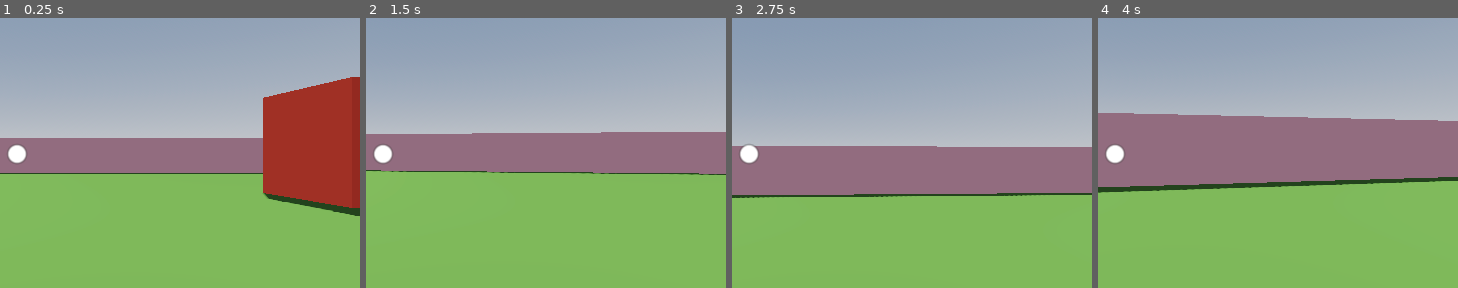
Above: before the commit, frames 1-4 (left to right).
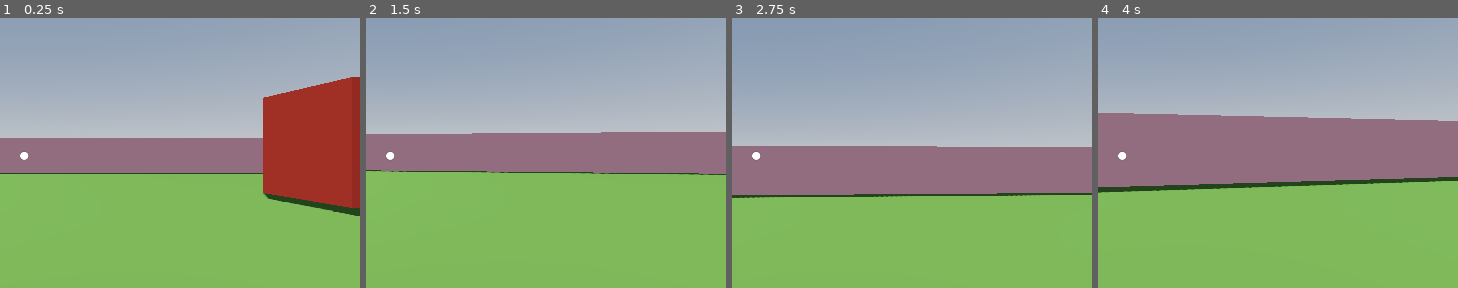
Above: after the commit, the same moments.

Repository: ownsupernoob2/13DTE-Project
Game: Godot game, scene res://scenes/demo.tscn
Two runs of this game, one before a commit and one after it. Both use one fixed random seed, a clock stepped at 60 frames per second and the inputs below. The engine's default icon, where the game draws it, is replaced by a stand-in: a white triangle on a blue panel in a dark square.
Inputs (mouse positions are % of the whole screen's width and height, from its top left):
- Up to frame 1 (0.25 s): no input
- Up to frame 2 (1.5 s): tap Enter at 0.5 s; move the mouse to (56, 50) at 0.52 s; hold W (up) from 0.53 s (still down); click (56, 50) at 0.67 s; move the mouse to (45, 50) at 1.27 s; click (45, 50) at 1.42 s
- Up to frame 3 (2.75 s): keep holding W (up); move the mouse to (52, 48) at 2.02 s; click (52, 48) at 2.17 s
- Up to frame 4 (4 s): keep holding W (up); move the mouse to (49, 52) at 2.77 s; click (49, 52) at 2.92 s; move the mouse to (57, 51) at 3.52 s; click (57, 51) at 3.67 s
The pictures show only the part of the screen within x 46-96%, y 25-75%; the shares and areas given below are measured in that part.

The runs differ from the first frame. In frame 1, 0.3% of the frame differs, in the area x 2-9%, y 47-54%; in frame 2, 0.3%; in frame 3, 0.3%, in the area x 2-9%, y 46-54%; in frame 4, 0.3%.

Commit message:
Grab object development

Diff:
--- /dev/null
+++ b/assets/materials/highlight_material.tres
@@ -0,0 +1,5 @@
+[gd_resource type="StandardMaterial3D" format=3 uid="uid://1bju3ha85is4"]
+
+[resource]
+transparency = 1
+albedo_color = Color(0.694118, 0.419608, 0.227451, 0.505882)
--- a/gui_in_3d/default_env.tres
+++ /dev/null
@@ -1,11 +0,0 @@
-[gd_resource type="Environment" load_steps=2 format=2]
-
-[sub_resource type="Sky" id=1]
-
-[resource]
-background_mode = 2
-background_sky = SubResource( 1 )
-ambient_light_color = Color( 1, 1, 1, 1 )
-ambient_light_energy = 0.28
-ambient_light_sky_contribution = 0.0
-ssao_blur = 1
--- a/gui_in_3d/gui_3d.gd
+++ /dev/null
@@ -1,130 +0,0 @@
-extends Node3D
-
-# Used for checking if the mouse is inside the Area3D.
-var is_mouse_inside = false
-# The last processed input touch/mouse event. To calculate relative movement.
-var last_event_pos2D = null
-# The time of the last event in seconds since engine start.
-var last_event_time: float = -1.0
-
-@onready var node_viewport = $SubViewport
-@onready var node_quad = $Quad
-@onready var node_area = $Quad/Area3D
-
-func _ready():
-	node_area.mouse_entered.connect(_mouse_entered_area)
-	node_area.mouse_exited.connect(_mouse_exited_area)
-	node_area.input_event.connect(_mouse_input_event)
-
-	# If the material is NOT set to use billboard settings, then avoid running billboard specific code
-	if node_quad.get_surface_override_material(0).billboard_mode == BaseMaterial3D.BillboardMode.BILLBOARD_DISABLED:
-		set_process(false)
-
-
-func _process(_delta):
-	# NOTE: Remove this function if you don't plan on using billboard settings.
-	rotate_area_to_billboard()
-
-
-func _mouse_entered_area():
-	is_mouse_inside = true
-
-
-func _mouse_exited_area():
-	is_mouse_inside = false
-
-
-func _unhandled_input(event):
-	# Check if the event is a non-mouse/non-touch event
-	for mouse_event in [InputEventMouseButton, InputEventMouseMotion, InputEventScreenDrag, InputEventScreenTouch]:
-		if is_instance_of(event, mouse_event):
-			# If the event is a mouse/touch event, then we can ignore it here, because it will be
-			# handled via Physics Picking.
-			return
-	node_viewport.push_input(event)
-
-
-func _mouse_input_event(_camera: Camera3D, event: InputEvent, event_position: Vector3, _normal: Vector3, _shape_idx: int):
-	# Get mesh size to detect edges and make conversions. This code only support PlaneMesh and QuadMesh.
-	var quad_mesh_size = node_quad.mesh.size
-
-	# Event position in Area3D in world coordinate space.
-	var event_pos3D = event_position
-
-	# Current time in seconds since engine start.
-	var now: float = Time.get_ticks_msec() / 1000.0
-
-	# Convert position to a coordinate space relative to the Area3D node.
-	# NOTE: affine_inverse accounts for the Area3D node's scale, rotation, and position in the scene!
-	event_pos3D = node_quad.global_transform.affine_inverse() * event_pos3D
-
-	# TODO: Adapt to bilboard mode or avoid completely.
-
-	var event_pos2D: Vector2 = Vector2()
-
-	if is_mouse_inside:
-		# Convert the relative event position from 3D to 2D.
-		event_pos2D = Vector2(event_pos3D.x, -event_pos3D.y)
-
-		# Right now the event position's range is the following: (-quad_size/2) -> (quad_size/2)
-		# We need to convert it into the following range: -0.5 -> 0.5
-		event_pos2D.x = event_pos2D.x / quad_mesh_size.x
-		event_pos2D.y = event_pos2D.y / quad_mesh_size.y
-		# Then we need to convert it into the following range: 0 -> 1
-		event_pos2D.x += 0.5
-		event_pos2D.y += 0.5
-
-		# Finally, we convert the position to the following range: 0 -> viewport.size
-		event_pos2D.x *= node_viewport.size.x
-		event_pos2D.y *= node_viewport.size.y
-		# We need to do these conversions so the event's position is in the viewport's coordinate system.
-
-	elif last_event_pos2D != null:
-		# Fall back to the last known event position.
-		event_pos2D = last_event_pos2D
-
-	# Set the event's position and global position.
-	event.position = event_pos2D
-	if event is InputEventMouse:
-		event.global_position = event_pos2D
-
-	# Calculate the relative event distance.
-	if event is InputEventMouseMotion or event is InputEventScreenDrag:
-		# If there is not a stored previous position, then we'll assume there is no relative motion.
-		if last_event_pos2D == null:
-			event.relative = Vector2(0, 0)
-		# If there is a stored previous position, then we'll calculate the relative position by subtracting
-		# the previous position from the new position. This will give us the distance the event traveled from prev_pos.
-		else:
-			event.relative = event_pos2D - last_event_pos2D
-			event.velocity = event.relative / (now - last_event_time)
-
-	# Update last_event_pos2D with the position we just calculated.
-	last_event_pos2D = event_pos2D
-
-	# Update last_event_time to current time.
-	last_event_time = now
-
-	# Finally, send the processed input event to the viewport.
-	node_viewport.push_input(event)
-
-
-func rotate_area_to_billboard():
-	var billboard_mode = node_quad.get_surface_override_material(0).params_billboard_mode
-
-	# Try to match the area with the material's billboard setting, if enabled.
-	if billboard_mode > 0:
-		# Get the camera.
-		var camera = get_viewport().get_camera_3d()
-		# Look in the same direction as the camera.
-		var look = camera.to_global(Vector3(0, 0, -100)) - camera.global_transform.origin
-		look = node_area.position + look
-
-		# Y-Billboard: Lock Y rotation, but gives bad results if the camera is tilted.
-		if billboard_mode == 2:
-			look = Vector3(look.x, 0, look.z)
-
-		node_area.look_at(look, Vector3.UP)
-
-		# Rotate in the Z axis to compensate camera tilt.
-		node_area.rotate_object_local(Vector3.BACK, camera.rotation.z)
--- a/gui_in_3d/gui_in_3d.tscn
+++ /dev/null
@@ -1,106 +0,0 @@
-[gd_scene load_steps=10 format=3 uid="uid://0iek6ri88gkb"]
-
-[ext_resource type="PackedScene" uid="uid://dvl383ispakmn" path="res://gui_panel_3d.tscn" id="1"]
-
-[sub_resource type="ProceduralSkyMaterial" id="ProceduralSkyMaterial_1lgdv"]
-sky_horizon_color = Color(0.64625, 0.65575, 0.67075, 1)
-ground_horizon_color = Color(0.64625, 0.65575, 0.67075, 1)
-
-[sub_resource type="Sky" id="Sky_pq42j"]
-sky_material = SubResource("ProceduralSkyMaterial_1lgdv")
-
-[sub_resource type="Environment" id="Environment_niyks"]
-background_mode = 2
-sky = SubResource("Sky_pq42j")
-tonemap_mode = 2
-tonemap_white = 2.0
-
-[sub_resource type="Animation" id="1"]
-length = 6.0
-loop_mode = 1
-tracks/0/type = "value"
-tracks/0/imported = false
-tracks/0/enabled = true
-tracks/0/path = NodePath("Camera3D:transform")
-tracks/0/interp = 1
-tracks/0/loop_wrap = true
-tracks/0/keys = {
-"times": PackedFloat32Array(0, 2, 4, 6),
-"transitions": PackedFloat32Array(-2, -2, -2, -2),
-"update": 0,
-"values": [Transform3D(0.994592, 0, 0.103856, 0, 1, 0, -0.103856, 0, 0.994592, 0.465682, 0, 1.78523), Transform3D(0.962984, 0, -0.269557, 0, 1, 0, 0.269557, 0, 0.962984, -0.462237, 0, 2.41934), Transform3D(0.806599, 0, -0.591098, 0, 1, 0, 0.591098, 0, 0.806599, -1.59502, 0, 2.05358), Transform3D(0.994592, 0, 0.103856, 0, 1, 0, -0.103856, 0, 0.994592, 0.465682, 0, 1.78523)]
-}
-
-[sub_resource type="AnimationLibrary" id="AnimationLibrary_uw4n0"]
-_data = {
-"Move_camera": SubResource("1")
-}
-
-[sub_resource type="PlaneMesh" id="2"]
-
-[sub_resource type="BoxMesh" id="3"]
-
-[sub_resource type="StandardMaterial3D" id="4"]
-albedo_color = Color(0.722656, 0.791992, 1, 1)
-roughness = 0.0
-
-[node name="GUIin3D" type="Node3D"]
-
-[node name="DirectionalLight3D" type="DirectionalLight3D" parent="."]
-transform = Transform3D(-0.866023, -0.433016, 0.250001, 0, 0.499998, 0.866027, -0.500003, 0.749999, -0.43301, 0, 0, 0)
-visible = false
-shadow_enabled = true
-
-[node name="WorldEnvironment" type="WorldEnvironment" parent="."]
-environment = SubResource("Environment_niyks")
-
-[node name="GUIPanel3D" parent="." instance=ExtResource("1")]
-
-[node name="Camera3D" type="Camera3D" parent="."]
-transform = Transform3D(1, 0, 0, 0, 1, 0, 0, 0, 0.999999, 0, 0, 3)
-fov = 74.0
-near = 0.1
-
-[node name="OmniLight3D" type="OmniLight3D" parent="."]
-transform = Transform3D(1, 0, 0, 0, 1, 0, 0, 0, 1, 1.38866, 1.2413, 2.72141)
-shadow_enabled = true
-shadow_blur = 3.0
-omni_range = 10.0
-
-[node name="Camera_Move" type="AnimationPlayer" parent="."]
-libraries = {
-"": SubResource("AnimationLibrary_uw4n0")
-}
-autoplay = "Move_camera"
-
-[node name="Background" type="Node3D" parent="."]
-
-[node name="Wall" type="MeshInstance3D" parent="Background"]
-transform = Transform3D(4, 0, 0, 0, -1.74846e-07, -4, 0, 4, -1.74846e-07, -2.60819, 0.589247, -2.08943)
-mesh = SubResource("2")
-
-[node name="Wall2" type="MeshInstance3D" parent="Background"]
-transform = Transform3D(4, 0, 0, 0, -1.74846e-07, -4, 0, 4, -1.74846e-07, 5.08055, 0.589247, -2.08943)
-mesh = SubResource("2")
-
-[node name="Wall3" type="MeshInstance3D" parent="Background"]
-transform = Transform3D(-1.74846e-07, -4, 0, -1.74846e-07, 7.64274e-15, -4, 4, -1.74846e-07, -1.74846e-07, 9.04446, 0.589247, 1.62058)
-mesh = SubResource("2")
-
-[node name="Floor" type="MeshInstance3D" parent="Background"]
-transform = Transform3D(4, 0, 0, 0, 4, 0, 0, 0, 4, -2.60819, -2.68765, 1.46502)
-mesh = SubResource("2")
-
-[node name="Floor2" type="MeshInstance3D" parent="Background"]
-transform = Transform3D(4, 0, 0, 0, 4, 0, 0, 0, 4, 5.08055, -2.68765, 1.46502)
-mesh = SubResource("2")
-
-[node name="Cube" type="MeshInstance3D" parent="Background"]
-transform = Transform3D(1, 0, 0, 0, 1, 0, 0, 0, 1, 4.25901, -0.598608, 0.374871)
-mesh = SubResource("3")
-surface_material_override/0 = SubResource("4")
-
-[node name="Cube2" type="MeshInstance3D" parent="Background"]
-transform = Transform3D(1, 0, 0, 0, 1, 0, 0, 0, 1, 2.88761, 2.01326, 0.374871)
-mesh = SubResource("3")
-surface_material_override/0 = SubResource("4")
--- a/gui_in_3d/gui_panel_3d.tscn
+++ /dev/null
@@ -1,139 +0,0 @@
-[gd_scene load_steps=7 format=3 uid="uid://dvl383ispakmn"]
-
-[ext_resource type="Script" path="res://gui_3d.gd" id="1"]
-[ext_resource type="Texture2D" uid="uid://brwp8bimc75uu" path="res://icon.webp" id="2"]
-
-[sub_resource type="QuadMesh" id="1"]
-size = Vector2(3, 2)
-
-[sub_resource type="ViewportTexture" id="2"]
-viewport_path = NodePath("SubViewport")
-
-[sub_resource type="StandardMaterial3D" id="3"]
-resource_local_to_scene = true
-transparency = 1
-shading_mode = 0
-albedo_texture = SubResource("2")
-
-[sub_resource type="BoxShape3D" id="4"]
-size = Vector3(3, 2, 0.1)
-
-[node name="GUIPanel3D" type="Node3D"]
-process_mode = 3
-script = ExtResource("1")
-
-[node name="SubViewport" type="SubViewport" parent="."]
-gui_embed_subwindows = true
-size = Vector2i(560, 360)
-render_target_update_mode = 4
-
-[node name="GUI" type="Control" parent="SubViewport"]
-layout_mode = 3
-anchors_preset = 0
-offset_right = 560.0
-offset_bottom = 360.0
-mouse_filter = 1
-
-[node name="Panel" type="Panel" parent="SubViewport/GUI"]
-layout_mode = 0
-anchor_right = 1.0
-anchor_bottom = 1.0
-
-[node name="VBoxContainer" type="VBoxContainer" parent="SubViewport/GUI/Panel"]
-layout_mode = 1
-anchors_preset = 9
-anchor_bottom = 1.0
-offset_left = 20.0
-offset_top = 20.0
-offset_right = 319.0
-offset_bottom = -20.0
-grow_vertical = 2
-theme_override_constants/separation = 13
-
-[node name="Label" type="Label" parent="SubViewport/GUI/Panel/VBoxContainer"]
-layout_mode = 2
-text = "Hello world!"
-horizontal_alignment = 1
-
-[node name="Button" type="Button" parent="SubViewport/GUI/Panel/VBoxContainer"]
-layout_mode = 2
-text = "A button!"
-
-[node name="TextEdit" type="LineEdit" parent="SubViewport/GUI/Panel/VBoxContainer"]
-layout_mode = 2
-
-[node name="HSlider" type="HSlider" parent="SubViewport/GUI/Panel/VBoxContainer"]
-layout_mode = 2
-step = 0.0
-ticks_on_borders = true
-
-[node name="ColorRect" type="ColorRect" parent="SubViewport/GUI/Panel"]
-layout_mode = 1
-anchors_preset = 1
-anchor_left = 1.0
-anchor_right = 1.0
-offset_left = -182.0
-offset_top = 16.0
-offset_right = -54.0
-offset_bottom = 144.0
-grow_horizontal = 0
-color = Color(1, 0, 0, 1)
-
-[node name="TextureRect" type="TextureRect" parent="SubViewport/GUI/Panel"]
-layout_mode = 1
-anchors_preset = 1
-anchor_left = 1.0
-anchor_right = 1.0
-offset_left = -166.0
-offset_top = 32.0
-offset_right = -70.0
-offset_bottom = 128.0
-grow_horizontal = 0
-texture = ExtResource("2")
-expand_mode = 1
-
-[node name="VSlider" type="VSlider" parent="SubViewport/GUI/Panel"]
-layout_mode = 1
-anchors_preset = 11
-anchor_left = 1.0
-anchor_right = 1.0
-anchor_bottom = 1.0
-offset_left = -37.0
-offset_top = 16.0
-offset_right = -5.0
-offset_bottom = -16.0
-grow_horizontal = 0
-grow_vertical = 2
-step = 0.0
-
-[node name="OptionButton" type="OptionButton" parent="SubViewport/GUI/Panel"]
-layout_mode = 1
-anchors_preset = 3
-anchor_left = 1.0
-anchor_top = 1.0
-anchor_right = 1.0
-anchor_bottom = 1.0
-offset_left = -227.0
-offset_top = -208.0
-offset_right = -39.0
-offset_bottom = -147.0
-grow_horizontal = 0
-grow_vertical = 0
-item_count = 3
-popup/item_0/text = "Item 0"
-popup/item_0/id = 0
-popup/item_1/text = "Item 1"
-popup/item_1/id = 1
-popup/item_2/text = "Item 2"
-popup/item_2/id = 2
-
-[node name="Quad" type="MeshInstance3D" parent="."]
-mesh = SubResource("1")
-surface_material_override/0 = SubResource("3")
-
-[node name="Area3D" type="Area3D" parent="Quad"]
-collision_layer = 2
-input_capture_on_drag = true
-
-[node name="CollisionShape3D" type="CollisionShape3D" parent="Quad/Area3D"]
-shape = SubResource("4")
--- a/gui_in_3d/project.godot
+++ /dev/null
@@ -1,34 +0,0 @@
-; Engine configuration file.
-; It's best edited using the editor UI and not directly,
-; since the parameters that go here are not all obvious.
-;
-; Format:
-;   [section] ; section goes between []
-;   param=value ; assign values to parameters
-
-config_version=5
-
-[application]
-
-config/name="GUI in 3D"
-config/description="A demo showing a GUI instanced within a 3D scene using viewports,
-as well as forwarding mouse and keyboard input to the GUI."
-config/tags=PackedStringArray("3d", "demo", "gui", "official")
-run/main_scene="res://gui_in_3d.tscn"
-config/features=PackedStringArray("4.2")
-config/icon="res://icon.webp"
-
-[gui]
-
-theme/default_theme_scale=2.0
-
-[layer_names]
-
-3d_physics/layer_2="Control"
-
-[rendering]
-
-renderer/rendering_method="gl_compatibility"
-renderer/rendering_method.mobile="gl_compatibility"
-anti_aliasing/quality/msaa_3d=2
-anti_aliasing/quality/use_debanding=true
--- a/project.godot
+++ b/project.godot
@@ -15,10 +15,6 @@
 config/features=PackedStringArray("4.4", "Forward Plus")
 config/icon="res://icon.svg"
 
-[autoload]
-
-DragSnap="*res://addons/drag_and_snap/nodes/drag_snap.gd"
-
 [display]
 
 window/size/viewport_width=720
@@ -30,7 +26,11 @@
 
 [editor_plugins]
 
-enabled=PackedStringArray("res://addons/drag_and_snap/plugin.cfg")
+enabled=PackedStringArray()
+
+[filesystem]
+
+import/blender/enabled=false
 
 [global_group]
 
--- a/scenes/components/player.tscn
+++ b/scenes/components/player.tscn
@@ -1,10 +1,14 @@
-[gd_scene load_steps=4 format=3 uid="uid://c8canob25lyi"]
+[gd_scene load_steps=6 format=3 uid="uid://c8canob25lyi"]
 
 [ext_resource type="Script" uid="uid://b22uigsk5qpio" path="res://scripts/player.gd" id="1_bukt6"]
 
 [sub_resource type="CapsuleMesh" id="CapsuleMesh_xc2g5"]
 
 [sub_resource type="CapsuleShape3D" id="CapsuleShape3D_wydro"]
+
+[sub_resource type="BoxShape3D" id="BoxShape3D_6mmc7"]
+
+[sub_resource type="BoxMesh" id="BoxMesh_h3cwf"]
 
 [node name="Player" type="CharacterBody3D"]
 script = ExtResource("1_bukt6")
@@ -24,3 +28,16 @@
 
 [node name="HoldPosition" type="Marker3D" parent="Head/Camera3D"]
 transform = Transform3D(1, 0, 0, 0, 1, 0, 0, 0, 1, 0, 0, -2)
+
+[node name="Object1_Held" type="StaticBody3D" parent="Head/Camera3D"]
+visible = false
+collision_layer = 2
+collision_mask = 2
+
+[node name="CollisionShape3D" type="CollisionShape3D" parent="Head/Camera3D/Object1_Held"]
+transform = Transform3D(0.2, 0, 0, 0, 0.2, 0, 0, 0, 0.2, 0.398642, -0.274516, -0.885329)
+shape = SubResource("BoxShape3D_6mmc7")
+
+[node name="MeshInstance3D" type="MeshInstance3D" parent="Head/Camera3D/Object1_Held"]
+transform = Transform3D(0.2, 0, 0, 0, 0.2, 0, 0, 0, 0.2, 0.398642, -0.274516, -0.885329)
+mesh = SubResource("BoxMesh_h3cwf")
--- a/scenes/demo.tscn
+++ b/scenes/demo.tscn
@@ -6,6 +6,7 @@
 [ext_resource type="Material" uid="uid://b4s0xnt1f6lia" path="res://assets/materials/Green.tres" id="4_e66cg"]
 [ext_resource type="PackedScene" uid="uid://bm2ujr6udikc4" path="res://scenes/components/computer.tscn" id="6_x0xbu"]
 [ext_resource type="PackedScene" uid="uid://c8canob25lyi" path="res://scenes/components/player.tscn" id="7_7qr1p"]
+[ext_resource type="Material" uid="uid://1bju3ha85is4" path="res://assets/materials/highlight_material.tres" id="7_e66cg"]
 
 [sub_resource type="ProceduralSkyMaterial" id="ProceduralSkyMaterial_5lq0h"]
 sky_horizon_color = Color(0.64625, 0.65575, 0.67075, 1)
@@ -29,12 +30,15 @@
 fill = 1
 fill_from = Vector2(0.490826, 0.477064)
 
+[sub_resource type="BoxShape3D" id="BoxShape3D_7qr1p"]
+size = Vector3(3, 2, 3)
+
 [sub_resource type="BoxShape3D" id="BoxShape3D_x0xbu"]
 
+[sub_resource type="BoxMesh" id="BoxMesh_x0xbu"]
+
 [sub_resource type="BoxMesh" id="BoxMesh_7qr1p"]
-
-[sub_resource type="BoxShape3D" id="BoxShape3D_e66cg"]
-size = Vector3(1.98413, 1, 2.77539)
+material = ExtResource("7_e66cg")
 
 [node name="World" type="Node3D"]
 
@@ -98,10 +102,10 @@
 anchors_preset = 15
 anchor_right = 1.0
 anchor_bottom = 1.0
-offset_left = 317.0
-offset_top = 240.0
-offset_right = -338.0
-offset_bottom = -235.0
+offset_left = 342.0
+offset_top = 259.0
+offset_right = -348.0
+offset_bottom = -252.0
 grow_horizontal = 2
 grow_vertical = 2
 size_flags_horizontal = 4
@@ -114,23 +118,38 @@
 [node name="Node3D" parent="." instance=ExtResource("6_x0xbu")]
 transform = Transform3D(0.0153234, 0, -0.999883, 0, 1, 0, 0.999883, 0, 0.0153234, 10.1545, 1.4005, 0.00386603)
 
-[node name="GrappableObject" type="RigidBody3D" parent="." groups=["grabbable"]]
-transform = Transform3D(0.988729, 0, 0, 0, 0.988729, 0, 0, 0, 0.988729, 0, 6.82828, 0)
+[node name="GrabArea" type="Area3D" parent="."]
+transform = Transform3D(1, 0, 0, 0, 1, 0, 0, 0, 1, 6.65015, 0.104591, -2.07672)
 
-[node name="CollisionShape3D" type="CollisionShape3D" parent="GrappableObject"]
-transform = Transform3D(0.2, 0, 0, 0, 0.2, 0, 0, 0, 0.2, 6.02205, -5.85193, -2.6283)
+[node name="CollisionShape3D" type="CollisionShape3D" parent="GrabArea"]
+transform = Transform3D(0.974938, 0, 0, 0, 0.974938, 0, 0, 0, 0.974938, 0, 0, 0)
+shape = SubResource("BoxShape3D_7qr1p")
+
+[node name="TestObject" type="Node3D" parent="."]
+transform = Transform3D(1, 0, 0, 0, 1, 0, 0, 0, 1, 6.65015, 0.104591, -2.07672)
+
+[node name="Object1" type="StaticBody3D" parent="TestObject" groups=["grabbable"]]
+transform = Transform3D(0.988729, 0, 0, 0, 0.988729, 0, 0, 0, 0.988729, 0.88739, 0.0230486, 0.00396633)
+
+[node name="CollisionShape3D" type="CollisionShape3D" parent="TestObject/Object1"]
+transform = Transform3D(0.2, 0, 0, 0, 0.2, 0, 0, 0, 0.2, 0, 0, 0)
 shape = SubResource("BoxShape3D_x0xbu")
 
-[node name="MeshInstance3D" type="MeshInstance3D" parent="GrappableObject"]
-transform = Transform3D(0.2, 0, 0, 0, 0.2, 0, 0, 0, 0.2, 6.02205, -5.85193, -2.6283)
+[node name="MeshInstance3D" type="MeshInstance3D" parent="TestObject/Object1"]
+transform = Transform3D(0.2, 0, 0, 0, 0.2, 0, 0, 0, 0.2, 0, 0, 0)
+mesh = SubResource("BoxMesh_x0xbu")
+
+[node name="Object1Highlighted" type="StaticBody3D" parent="TestObject"]
+transform = Transform3D(0.977585, 0, 0, 0, 0.977585, 0, 0, 0, 0.977585, 0.88739, 0.0230486, 0.00396633)
+visible = false
+
+[node name="CollisionShape3D" type="CollisionShape3D" parent="TestObject/Object1Highlighted"]
+transform = Transform3D(0.2, 0, 0, 0, 0.2, 0, 0, 0, 0.2, 0, 0, 0)
+shape = SubResource("BoxShape3D_x0xbu")
+
+[node name="MeshInstance3D" type="MeshInstance3D" parent="TestObject/Object1Highlighted"]
+transform = Transform3D(0.2, 0, 0, 0, 0.2, 0, 0, 0, 0.2, 0, 0, 0)
 mesh = SubResource("BoxMesh_7qr1p")
-
-[node name="GrabArea" type="Area3D" parent="."]
-transform = Transform3D(1, 0, 0, 0, 1, 0, 0, 0, 1, 1.97475, 0.104591, -0.0852818)
-
-[node name="CollisionShape3D" type="CollisionShape3D" parent="GrabArea"]
-transform = Transform3D(1, 0, 0, 0, 1, 0, 0, 0, 1, 2.8619, -0.114496, -2.14322)
-shape = SubResource("BoxShape3D_e66cg")
 
 [connection signal="body_entered" from="GrabArea" to="Player" method="_on_grab_area_body_entered"]
 [connection signal="body_exited" from="GrabArea" to="Player" method="_on_grab_area_body_exited"]
--- a/scripts/player.gd
+++ b/scripts/player.gd
@@ -17,13 +17,14 @@
 
 @onready var head = $Head
 @onready var camera = $Head/Camera3D
-@onready var hold_position = $Head/Camera3D/HoldPosition
 
 var can_grab: bool = false
-var held_object: RigidBody3D = null
+var held_object: StaticBody3D = null
 var original_position: Vector3
 var original_rotation: Vector3
-var original_parent: Node
+var held_object_name: String = ""
+var original_material: Material = null
+var highlight_material: Material = preload("res://assets/materials/highlight_material.tres")
 
 func _ready():
 	Input.set_mouse_mode(Input.MOUSE_MODE_CAPTURED)
@@ -75,6 +76,8 @@
 	return pos
 
 func grab_object():
+	if held_object != null:
+		return  # Prevent grabbing multiple objects
 	var space_state = get_world_3d().direct_space_state
 	var mouse_pos = get_viewport().get_mouse_position()
 	var ray_start = camera.project_ray_origin(mouse_pos)
@@ -82,30 +85,56 @@
 	var query = PhysicsRayQueryParameters3D.create(ray_start, ray_end)
 	var result = space_state.intersect_ray(query)
 
-	if result and result.collider is RigidBody3D and result.collider.is_in_group("grabbable"):
+	if result and result.collider and result.collider.is_in_group("grabbable"):
 		held_object = result.collider
+		held_object_name = held_object.name
 		original_position = held_object.global_position
 		original_rotation = held_object.global_rotation
-		original_parent = held_object.get_parent()
-		held_object.freeze = true
-		held_object.get_parent().remove_child(held_object)
-		hold_position.add_child(held_object)
-		held_object.global_position = hold_position.global_position
-		held_object.global_rotation = hold_position.global_rotation
+		if held_object_name in ["Object1", "Object2", "Object3"]:
+			# Store original material and apply highlight material (player is in grab area)
+			var mesh = held_object.get_node_or_null("MeshInstance3D") # Adjust if your mesh node has a different name
+			if mesh and mesh is MeshInstance3D:
+				original_material = mesh.get_surface_override_material(0) if mesh.get_surface_override_material(0) else mesh.mesh.surface_get_material(0)
+				mesh.set_surface_override_material(0, highlight_material)
+			held_object.visible = false
+			var held_version = camera.get_node_or_null(held_object_name + "_Held")
+			if held_version:
+				held_version.visible = true
 
 func drop_object():
 	if held_object:
-		hold_position.remove_child(held_object)
-		original_parent.add_child(held_object)
+		if held_object_name in ["Object1", "Object2", "Object3"]:
+			# Restore original material and show object
+			var mesh = held_object.get_node_or_null("MeshInstance3D") # Adjust if your mesh node has a different name
+			if mesh and mesh is MeshInstance3D and original_material:
+				mesh.set_surface_override_material(0, original_material)
+			held_object.visible = true
+			var held_version = camera.get_node_or_null(held_object_name + "_Held")
+			if held_version:
+				held_version.visible = false
 		held_object.global_position = original_position
 		held_object.global_rotation = original_rotation
-		held_object.freeze = false
 		held_object = null
+		held_object_name = ""
+		original_material = null
 
 func _on_grab_area_body_entered(body):
 	if body == self:
 		can_grab = true
+		# Apply highlight material and show object if holding
+		if held_object and held_object_name in ["Object1", "Object2", "Object3"]:
+			var mesh = held_object.get_node_or_null("MeshInstance3D") # Adjust if your mesh node has a different name
+			if mesh and mesh is MeshInstance3D:
+				original_material = mesh.get_surface_override_material(0) if mesh.get_surface_override_material(0) else mesh.mesh.surface_get_material(0)
+				mesh.set_surface_override_material(0, highlight_material)
+			held_object.visible = true
 
 func _on_grab_area_body_exited(body):
 	if body == self:
 		can_grab = false
+		# Restore original material and hide object if holding
+		if held_object and held_object_name in ["Object1", "Object2", "Object3"]:
+			var mesh = held_object.get_node_or_null("MeshInstance3D") # Adjust if your mesh node has a different name
+			if mesh and mesh is MeshInstance3D and original_material:
+				mesh.set_surface_override_material(0, original_material)
+			held_object.visible = false
Binary file removed: gui_in_3d/icon.webp
Not shown, removed: gui_in_3d/icon.webp.import
Not shown, removed: gui_in_3d/screenshots/.gdignore
Binary file removed: gui_in_3d/screenshots/gui.png
Not shown: 1 places in scenes/demo.tscn that only renumber resources
